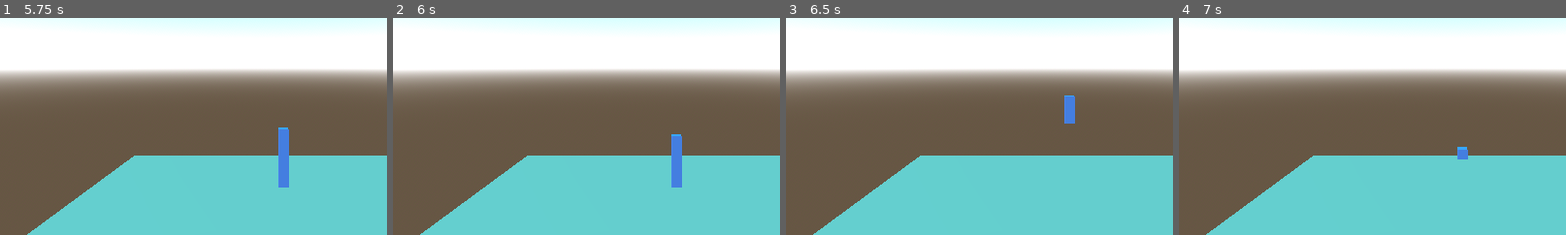
Above: before the commit, frames 1-4 (left to right).
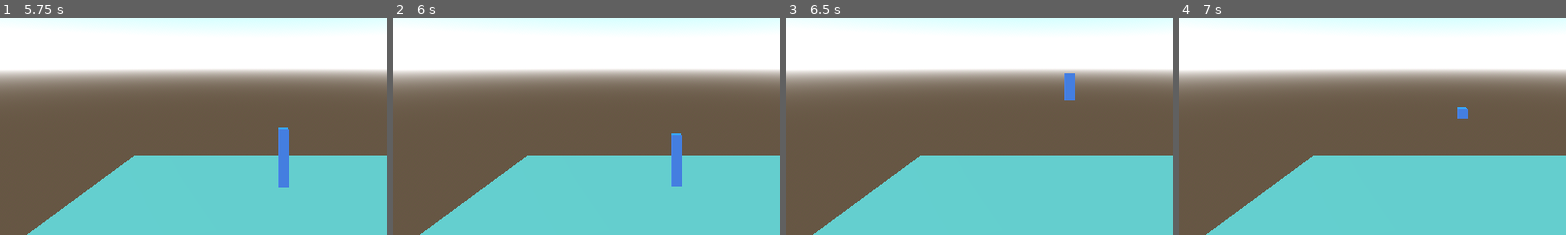
Above: after the commit, the same moments.

Repository: AtlasWongy/gmtk_game_jam_2024
Game: Godot game, scene res://scenes/test_level.tscn
Two runs of this game, one before a commit and one after it. Both use one fixed random seed, a clock stepped at 60 frames per second and the inputs below.
Inputs:
- Up to frame 1 (5.75 s): tap Enter (ui_accept) at 0.5, 3.5 s; hold Up (ui_up) 0.53-1.28 s; hold G (grow) 0.53-1.28 s; tap Space (jump) at 0.77, 1.52, 3.02, 3.77, 4.52 s; tap S (shrink) at 0.8, 1.35, 2.3, 5.3 s; hold Down (ui_down) 1.28-2.03 s; tap G (grow) at 1.55, 3.05, 4.55 s; hold G (grow) 2.03-2.78 s; hold Up (ui_up) 2.03-3.53 s; tap Right (movement) at 2.85 s; hold S (shrink) 3.53-4.28 s; hold Left (left) 3.53-5.03 s; tap Q (switch_box) at 4.35 s; hold Down (ui_down) from 5.03 s (still down); hold G (grow) from 5.03 s (still down)
- Up to frame 2 (6 s): release Down (ui_down) at 5.78 s; release G (grow) at 5.78 s; hold Up (ui_up) from 5.78 s (still down); tap S (shrink) at 5.85 s
- Up to frame 3 (6.5 s): keep holding Up (ui_up); tap Space (jump) at 6.02 s; tap G (grow) at 6.05 s
- Up to frame 4 (7 s): keep holding Up (ui_up); hold G (grow) from 6.53 s (still down); tap Space (jump) at 6.77 s; tap S (shrink) at 6.8 s
The pictures show only the part of the screen within x 17-67%, y 39-89%; the shares and areas given below are measured in that part.

Frame 1 is identical in both runs. In frame 2, less than 0.1% of the frame differs, in the area x 71-75%, y 53-79%; in frame 3, 0.6%, in the area x 71-75%, y 25-49%; in frame 4, 0.3%.

Commit message:
Clean up player.gd script

Diff:
--- a/characters/player/player.gd
+++ b/characters/player/player.gd
@@ -49,13 +49,13 @@
 		_grow_left()
 
 	if (event.is_action_pressed("grow") or event.is_action_pressed("grow_right")) and !is_changing:
-		_grow()
+		_grow_right()
 
 	if event.is_action_pressed("shrink_left") and !is_changing:
 		_shrink_left()
 
 	if (event.is_action_pressed("shrink") or event.is_action_pressed("shrink_right")) and !is_changing:
-		_shrink()
+		_shrink_right()
 
 func _physics_process(_delta: float) -> void:
 	if is_movement_ongoing():
@@ -64,25 +64,16 @@
 func is_movement_ongoing() -> bool:
 	return abs(movement_direction.x) > 0
 
-func _grow():
+func _grow_right():
 	if !is_grown:
 		is_changing = true
 		print("Starting to grow.")
 		var tween = get_tree().create_tween()
 		tween.set_parallel()
 		if box_type == 1:
-			tween.tween_property(mesh, "position", Vector3(0, 2.5, 0), 1).as_relative().from_current()
-			tween.tween_property(collisionShape, "position", Vector3(0, 2.5, 0), 1).as_relative().from_current()
-			tween.tween_property(mesh.mesh, "size:y", 5, 1).as_relative().from_current()
-			tween.tween_property(collisionShape.shape, "size:y", 5, 1).as_relative().from_current()
+			_grow_animate(tween, 0, 5, "right")
 		else:
-			tween.tween_property(mesh, "position", Vector3(2.5, 0, 0), 1).as_relative().from_current()
-			tween.tween_property(collisionShape, "position", Vector3(2.5, 0, 0), 1).as_relative().from_current()
-			tween.tween_property(mesh.mesh, "size:x", 5, 1).as_relative().from_current()
-			tween.tween_property(collisionShape.shape, "size:x", 5, 1).as_relative().from_current()
-
-	#tween.tween_callback(grow_check)
-		tween.connect("finished", on_grown)
+			_grow_animate(tween, 5, 0, "right")
 
 func _grow_left():
 	if !is_grown:
@@ -91,20 +82,11 @@
 		var tween = get_tree().create_tween()
 		tween.set_parallel()
 		if box_type == 1:
-			tween.tween_property(mesh, "position", Vector3(0, 2.5, 0), 1).as_relative().from_current()
-			tween.tween_property(collisionShape, "position", Vector3(0, 2.5, 0), 1).as_relative().from_current()
-			tween.tween_property(mesh.mesh, "size:y", 5, 1).as_relative().from_current()
-			tween.tween_property(collisionShape.shape, "size:y", 5, 1).as_relative().from_current()
+			_grow_animate(tween, 0, 5, "left")
 		else:
-			tween.tween_property(mesh, "position", Vector3(-2.5, 0, 0), 1).as_relative().from_current()
-			tween.tween_property(collisionShape, "position", Vector3(-2.5, 0, 0), 1).as_relative().from_current()
-			tween.tween_property(mesh.mesh, "size:x", 5, 1).as_relative().from_current()
-			tween.tween_property(collisionShape.shape, "size:x", 5, 1).as_relative().from_current()
+			_grow_animate(tween, 5, 0, "left")
 
-	#tween.tween_callback(grow_check)
-		tween.connect("finished", on_grown)
-
-func _shrink():
+func _shrink_right():
 	if !is_shrunk:
 		is_changing = true
 		print("Starting to shrink.")
@@ -112,17 +94,9 @@
 		tween.set_parallel()
 
 		if box_type == 1:
-			tween.tween_property(mesh, "position", Vector3(0, -2.5, 0), 1).as_relative().from_current()
-			tween.tween_property(collisionShape, "position", Vector3(0, -2.5, 0), 1).as_relative().from_current()
-			tween.tween_property(mesh.mesh, "size:y", -5, 1).as_relative().from_current()
-			tween.tween_property(collisionShape.shape, "size:y", -5, 1).as_relative().from_current()
+			_shrink_animate(tween, 0, 5, "right")
 		else:
-			tween.tween_property(mesh, "position", Vector3(2.5, 0, 0), 1).as_relative().from_current()
-			tween.tween_property(collisionShape, "position", Vector3(2.5, 0, 0), 1).as_relative().from_current()
-			tween.tween_property(mesh.mesh, "size:x", -5, 1).as_relative().from_current()
-			tween.tween_property(collisionShape.shape, "size:x", -5, 1).as_relative().from_current()
-		tween.connect("finished", on_shrunk)
-	#tween.tween_callback(shrink_check)
+			_shrink_animate(tween, 5, 0, "right")
 
 func _shrink_left():
 	if !is_shrunk:
@@ -132,17 +106,33 @@
 		tween.set_parallel()
 
 		if box_type == 1:
-			tween.tween_property(mesh, "position", Vector3(0, -2.5, 0), 1).as_relative().from_current()
-			tween.tween_property(collisionShape, "position", Vector3(0, -2.5, 0), 1).as_relative().from_current()
-			tween.tween_property(mesh.mesh, "size:y", -5, 1).as_relative().from_current()
-			tween.tween_property(collisionShape.shape, "size:y", -5, 1).as_relative().from_current()
+			_shrink_animate(tween, 0, 5, "left")
 		else:
-			tween.tween_property(mesh, "position", Vector3(-2.5, 0, 0), 1).as_relative().from_current()
-			tween.tween_property(collisionShape, "position", Vector3(-2.5, 0, 0), 1).as_relative().from_current()
-			tween.tween_property(mesh.mesh, "size:x", -5, 1).as_relative().from_current()
-			tween.tween_property(collisionShape.shape, "size:x", -5, 1).as_relative().from_current()
-		tween.connect("finished", on_shrunk)
-	#tween.tween_callback(shrink_check)
+			_shrink_animate(tween, 5, 0, "left")
+
+func _grow_animate(tween:Tween, x:float, y:float, direction:String):
+	if direction == "right":
+		tween.tween_property(mesh, "position", Vector3(x/2, y/2, 0), 1).as_relative().from_current()
+		tween.tween_property(collisionShape, "position", Vector3(x/2, y/2, 0), 1).as_relative().from_current()
+	else:
+		tween.tween_property(mesh, "position", Vector3(-x/2, y/2, 0), 1).as_relative().from_current()
+		tween.tween_property(collisionShape, "position", Vector3(-x/2, y/2, 0), 1).as_relative().from_current()
+	tween.tween_property(mesh.mesh, "size", Vector3(x, y, 0), 1).as_relative().from_current()
+	tween.tween_property(collisionShape.shape, "size", Vector3(x, y, 0), 1).as_relative().from_current()
+
+	tween.connect("finished", on_grown)
+
+func _shrink_animate(tween:Tween, x:float, y:float, direction:String):
+	if direction == "right":
+		tween.tween_property(mesh, "position", Vector3(x/2, y/2, 0), 1).as_relative().from_current()
+		tween.tween_property(collisionShape, "position", Vector3(x/2, y/2, 0), 1).as_relative().from_current()
+	else:
+		tween.tween_property(mesh, "position", Vector3(-x/2, y/2, 0), 1).as_relative().from_current()
+		tween.tween_property(collisionShape, "position", Vector3(-x/2, y/2, 0), 1).as_relative().from_current()
+	tween.tween_property(mesh.mesh, "size", Vector3(-x, -y, 0), 1).as_relative().from_current()
+	tween.tween_property(collisionShape.shape, "size", Vector3(-x, -y, 0), 1).as_relative().from_current()
+
+	tween.connect("finished", on_shrunk)
 
 func on_shrunk():
 	print("Shrink complete.")
